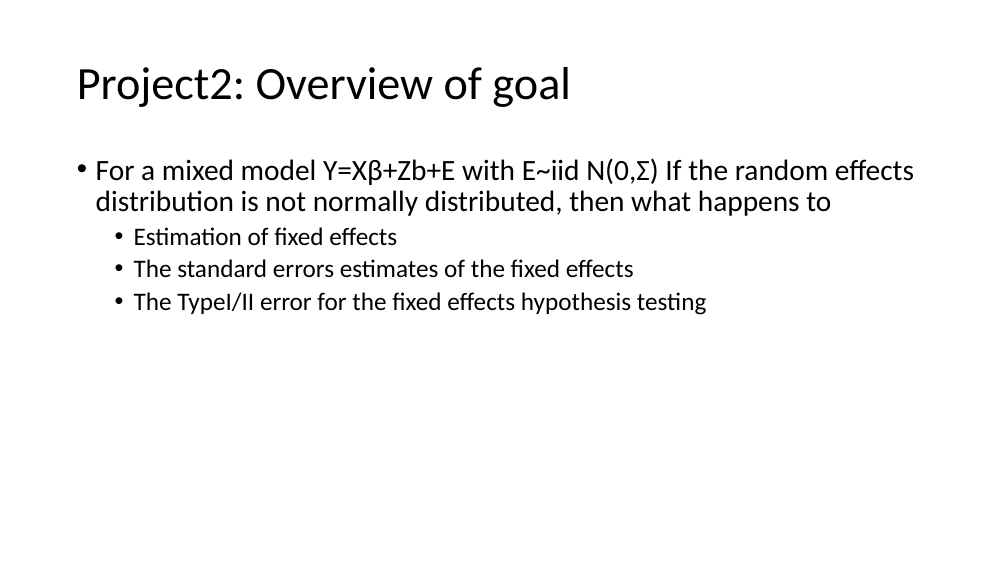
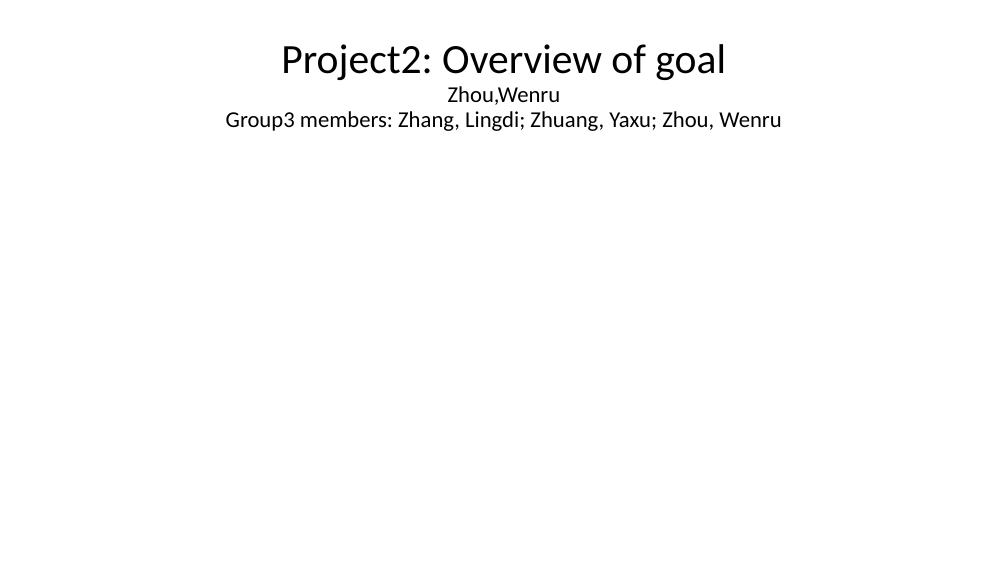
Before and after one commit to zhwr7125/BIOS6624, a slide deck: slide 1 of Project2/Reports/Project 2 interim.pptx. Drawn at 1008x567 pixels with LibreOffice and Linux fonts; fonts in the diff are those of the drawing; grey boxes stand for pictures. Boxes give left, top, right and bottom in pixels: in the first picture for what was removed or moved away, otherwise in the second. Text is boxed around its words. In the diff, an @@ line names an element or a change of style, - is before the commit and + after.

Commit message:
2nd version

```diff
--- a/Project2/Reports/Project 2 interim.pptx
+++ b/Project2/Reports/Project 2 interim.pptx
@@ title at <box>226,44,781,131</box>: text changed; size 44 to 21.6 pt @@
-Project2: Overview of goal
+Project2: Overview of goal
+Zhou,Wenru
+Group3 members: Zhang, Lingdi; Zhuang, Yaxu; Zhou, Wenru
@@ text removed at <box>96,158,914,315</box> @@
-• For a mixed model Y=Xβ+Zb+E with E~iid N(0,Σ) If the random effects distribution is not normally distributed, then what happens to
-  • Estimation of fixed effects
-  • The standard errors estimates of the fixed effects
-  • The TypeI/II error for the fixed effects hypothesis testing
```
